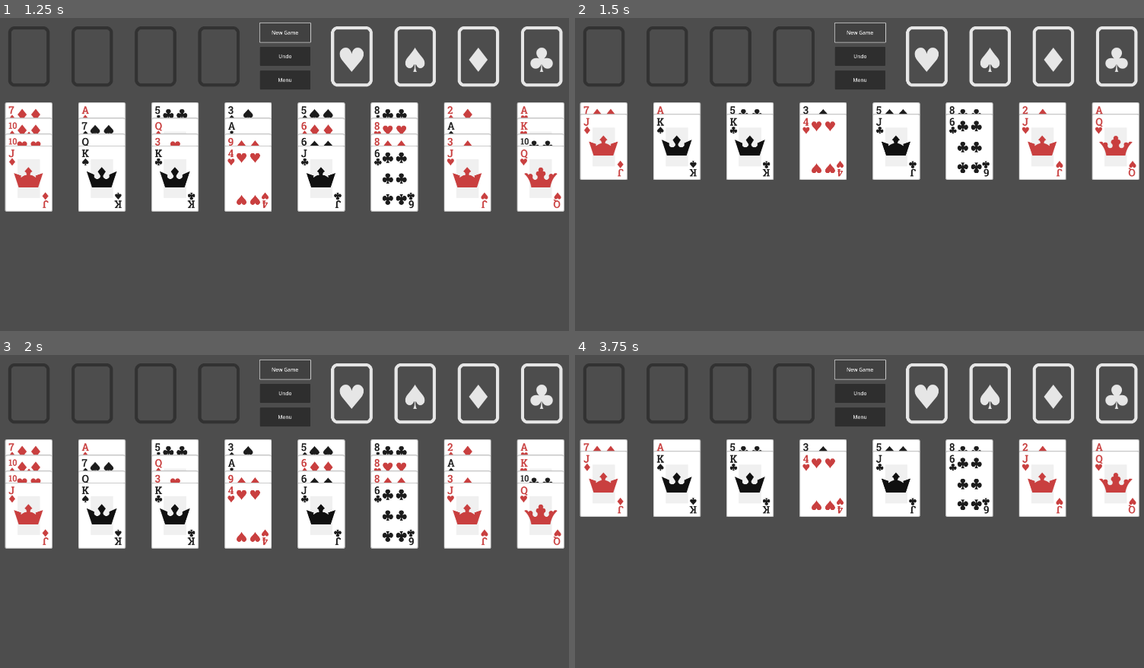
Above: before the commit, frames 1-4 (two rows, left to right).
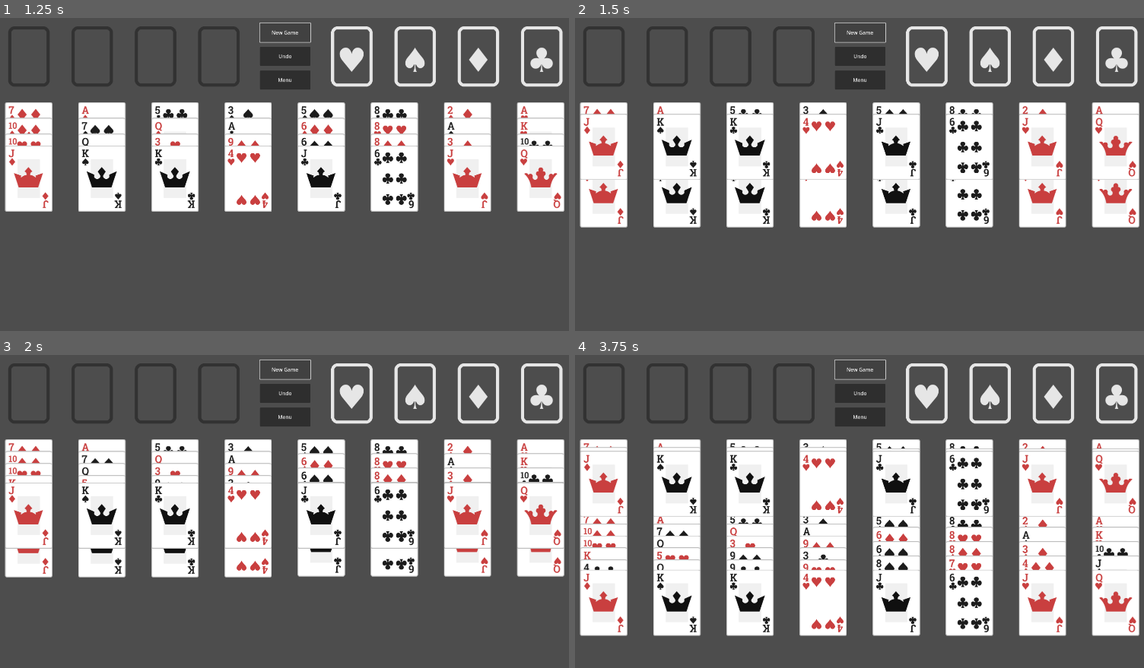
Above: after the commit, the same moments.

Repository: emabrey/card-framework
Game: Godot game, scene res://freecell/scenes/main_game/freecell_game.tscn
Two runs of this game, one before a commit and one after it. Both use one fixed random seed, a clock stepped at 60 frames per second and the inputs below. The project has no main scene, so this scene is started directly.
Inputs:
- Up to frame 1 (1.25 s): click "New Game" at 0.5 s
- Up to frame 2 (1.5 s): click "New Game" at 1.25 s
- Up to frame 3 (2 s): no input
- Up to frame 4 (3.75 s): click "Undo" at 2 s; click "Undo" at 2.75 s; click "New Game" at 3.5 s

Frame 1 is identical in both runs. In frame 2, 10% of the frame differs, in the area x 0-100%, y 51-67%; in frame 3, 8.3%; in frame 4, 26%, in the area x 0-100%, y 29-90%.
Error after the commit: Invalid assignment of property or key 'container' with value of type 'Nil' on a base object of type 'Control (PlayingCard)'. (res://card_framework/card_contain…

Commit message:
refactor: unify card addition checks and improve card handling logic

Diff:
--- a/card_framework/card.gd
+++ b/card_framework/card.gd
@@ -33,7 +33,8 @@
 var current_holding_mouse_position: Vector2
 var destination: Vector2
 var destination_degree: float
-var target_drop_zone: DropZone
+var target_container: CardContainer
+var card_container: CardContainer
 
 static var is_any_card_hovering := false
 
@@ -76,9 +77,9 @@
 			z_index = stored_z_index
 			CardFrameworkSignalBus.card_move_done.emit(self)
 			rotation = destination_degree
-			if target_drop_zone != null:
-				CardFrameworkSignalBus.card_dropped.emit(self, target_drop_zone)
-				target_drop_zone = null
+			if target_container != null:
+				CardFrameworkSignalBus.card_dropped.emit(self, target_container)
+				target_container = null
 
 
 func set_faces(front_face: Texture2D, back_face: Texture2D):
@@ -97,11 +98,11 @@
 	self.destination = target_destination
 
 
-func move_to_drop_zone(drop_zone: DropZone):
+func move_to_card_container(_card_container: CardContainer):
 	rotation = 0
 	is_moving_to_destination = true
-	destination = drop_zone.get_place_zone()
-	target_drop_zone = drop_zone
+	destination = _card_container.drop_zone.get_place_zone()
+	target_container = _card_container
 
 
 func move_rotation(degree: float):
@@ -130,11 +131,13 @@
 	current_holding_mouse_position = get_local_mouse_position()
 	z_index = stored_z_index + HOLDING_Z_INDEX
 	rotation = 0
+	if card_container != null:
+		card_container.hold_card(self)
 
 
-func set_releasing(itself_dropped: bool):
-	if is_holding:
-		CardFrameworkSignalBus.drag_dropped.emit(self, itself_dropped)
+func set_releasing():
+	if is_holding and card_container != null:
+		card_container.release_holding_cards()
 	is_holding = false
 
 
@@ -170,10 +173,10 @@
 		if mouse_event.is_released():
 			is_clicked = false
 			CardFrameworkSignalBus.card_released.emit(self)
-			set_releasing(true)
+			set_releasing()
 
 
-func _on_drag_dropped(_card: Card, _itself_dropped: bool):
+func _on_drag_dropped(_cards: Array):
 	mouse_filter = Control.MOUSE_FILTER_IGNORE
 
 
--- a/card_framework/card_container.gd
+++ b/card_framework/card_container.gd
@@ -1,5 +1,7 @@
 class_name CardContainer
 extends Control
+
+static var next_id = 0
 
 @export_group("drop_zone")
 @export var enable_drop_zone := true
@@ -18,26 +20,34 @@
 @export var placement_visibility := true
 
 
+var unique_id: int
 var _held_cards := []
+var _holding_cards := []
 var drop_zone_scene = preload("drop_zone.tscn")
 var drop_zone = null
-var cards
+var cards_node
+
+
+func _init():
+	unique_id = next_id
+	next_id += 1
 
 
 func _ready() -> void:
 	# Check if 'Cards' node already exists
 	if has_node("Cards"):
-		cards = $Cards
+		cards_node = $Cards
 	else:
-		cards = Control.new()
-		cards.name = "Cards"
-		cards.mouse_filter = Control.MOUSE_FILTER_STOP
-		add_child(cards)
+		cards_node = Control.new()
+		cards_node.name = "Cards"
+		cards_node.mouse_filter = Control.MOUSE_FILTER_STOP
+		add_child(cards_node)
 
 	CardFrameworkSignalBus.card_dropped.connect(_card_dropped)
 	if enable_drop_zone:
 		drop_zone = drop_zone_scene.instantiate()
 		add_child(drop_zone)
+		drop_zone.parent_card_container = self
 		# If sensor_size and placement_size are not set, they will follow the card size.
 		if is_instance_valid(get_parent()) and get_parent() is CardManager:
 			var card_manager = get_parent() as CardManager
@@ -47,10 +57,15 @@
 				placement_size = card_manager.card_size
 		drop_zone.set_sensor(sensor_size, sensor_position, sensor_texture, sensor_visibility)
 		drop_zone.set_placement(placement_size, placement_position, placement_texture, placement_visibility)
+	CardFrameworkSignalBus.card_container_added.emit(unique_id, self)
 
 
-func _card_dropped(card: Card, target_drop_zone: DropZone) -> void:
-	if enable_drop_zone and self.drop_zone == target_drop_zone:
+func _exit_tree() -> void:
+	CardFrameworkSignalBus.card_container_deleted.emit(unique_id)
+
+
+func _card_dropped(card: Card, target: CardContainer) -> void:
+	if enable_drop_zone and target == self:
 		if !_held_cards.has(card):
 			add_card(card)
 		else:
@@ -61,7 +76,8 @@
 
 
 func add_card(card: Card) -> void:
-	Util.move_object(card, cards)
+	Util.move_object(card, cards_node)
+	card.card_container = self
 	_held_cards.append(card)
 	_update_target_z_index()
 	_update_target_positions()
@@ -84,11 +100,35 @@
 
 func clear_cards():
 	for card in _held_cards:
+		card.container = null
 		Util.remove_object(card)
 	_held_cards.clear()
 
 
-func card_can_be_added(_card: Card) -> bool:
+func check_card_can_be_dropped(cards: Array) -> bool:
+	if not drop_zone.check_mouse_is_in_drop_zone():
+		return false
+	return _card_can_be_added(cards)
+
+
+func move_cards(cards: Array):
+	for card in cards:
+		card.move_to_card_container(self)
+
+
+func hold_card(card: Card):
+	_holding_cards.append(card)
+
+
+func release_holding_cards():
+	if _holding_cards.size() == 0:
+		return
+	var copied_holding_cards = _holding_cards.duplicate()
+	CardFrameworkSignalBus.drag_dropped.emit(copied_holding_cards)
+	_holding_cards.clear()
+
+
+func _card_can_be_added(_cards: Array) -> bool:
 	return true
 
 
--- a/card_framework/card_factory.gd
+++ b/card_framework/card_factory.gd
@@ -107,7 +107,7 @@
 func _create_card_node(card_name: String, front_image: Texture2D, target: CardContainer, card_info: Dictionary) -> Card:
 	var card = _generate_card(card_info)
 
-	if !target.card_can_be_added(card):
+	if !target._card_can_be_added([card]):
 		print("Card cannot be added: %s" % card_name)
 		card.queue_free()
 		return
--- a/card_framework/card_framework_signal_bus.gd
+++ b/card_framework/card_framework_signal_bus.gd
@@ -1,10 +1,10 @@
 extends Node
 
-signal drop_zone_added(zone_id: int, zone_node: DropZone)
-signal drop_zone_deleted(zone_id: int)
+signal card_container_added(_id: int, _card_container: CardContainer)
+signal card_container_deleted(_id: int)
 
-signal drag_dropped(card: Card, itself_dropped: bool)
-signal card_dropped(card: Card, drop_zone: DropZone)
+signal drag_dropped(cards: Array)
+signal card_dropped(card: Card, card_container: CardContainer)
 signal card_move_done(card: Card)
 
 signal card_clicked(card: Card)
@@ -12,24 +12,24 @@
 
 
 func _ready():
-	drop_zone_added.connect(_on_drop_zone_added)
-	drop_zone_deleted.connect(_on_drop_zone_deleted)
+	card_container_added.connect(_on_card_container_added)
+	card_container_deleted.connect(_on_card_container_deleted)
 	drag_dropped.connect(_on_drag_dropped)
 	card_dropped.connect(_on_card_dropped)
 	card_move_done.connect(_on_card_move_done)
 	card_clicked.connect(_on_card_clicked)
 	card_released.connect(_on_card_released)
 
-func _on_drop_zone_added(_zone_id: int, _zone_node: DropZone):
+func _on_card_container_added(_id: int, _card_container: CardContainer):
 	pass
 
-func _on_drop_zone_deleted(_zone_id: int):
+func _on_card_container_deleted(_id: int):
 	pass
 
-func _on_drag_dropped(_card: Card, itself_dropped: bool):
+func _on_drag_dropped(_cards: Array):
 	pass
 
-func _on_card_dropped(_card: Card, _drop_zone: DropZone):
+func _on_card_dropped(_card: Card, _card_container: CardContainer):
 	pass
 
 func _on_card_move_done(_card: Card):
--- a/card_framework/card_manager.gd
+++ b/card_framework/card_manager.gd
@@ -12,15 +12,15 @@
 ##card factory scene
 @export var card_factory_scene: PackedScene
 var card_factory: CardFactory
-var drop_zone_dict := {}
+var card_container_dict := {}
 
 func _init() -> void:
 	if Engine.is_editor_hint():
 		return
 
-	CardFrameworkSignalBus.drop_zone_added.connect(_on_drop_zone_added)
-	CardFrameworkSignalBus.drop_zone_deleted.connect(_on_drop_zone_deleted)
-	CardFrameworkSignalBus.drag_dropped.connect(_on_card_dropped)
+	CardFrameworkSignalBus.card_container_added.connect(_on_card_container_added)
+	CardFrameworkSignalBus.card_container_deleted.connect(_on_card_container_deleted)
+	CardFrameworkSignalBus.drag_dropped.connect(_on_drag_dropped)
 
 
 func _ready() -> void:
@@ -66,23 +66,23 @@
 	return true
 
 
-func _on_drop_zone_added(id: int, drop_zone: DropZone):
-	drop_zone_dict[id] = drop_zone
+func _on_card_container_added(id: int, card_container: CardContainer):
+	card_container_dict[id] = card_container
 
 
-func _on_drop_zone_deleted(id: int):
-	drop_zone_dict.erase(id)
+func _on_card_container_deleted(id: int):
+	card_container_dict.erase(id)
 
 
-func _on_card_dropped(card: Card, itself_dropped: bool) -> DropZone:
-	if itself_dropped:
-		for key in drop_zone_dict.keys():
-			var drop_zone = drop_zone_dict[key]
-			if drop_zone.enabled:
-				var result = drop_zone.check_card_can_be_dropped(card)
-				if result:
-					card.move_to_drop_zone(drop_zone)
-					return drop_zone
+func _on_drag_dropped(cards: Array):
+	if cards.size() == 0:
+		return
+	for key in card_container_dict.keys():
+		var card_container = card_container_dict[key]
+		var result = card_container.check_card_can_be_dropped(cards)
+		if result:
+			card_container.move_cards(cards)
+			return
 
-	card.return_card()
-	return null
+	for card in cards:
+		card.return_card()
--- a/card_framework/drop_zone.gd
+++ b/card_framework/drop_zone.gd
@@ -1,7 +1,5 @@
 class_name DropZone
 extends Control
-
-static var next_id = 0
 
 var sensor_size: Vector2 :
 	set(value):
@@ -30,47 +28,16 @@
 
 var stored_sensor_position: Vector2
 var stored_placement_position: Vector2
-
-var unique_id: int
-var enabled := true
-var parent_card_container: CardContainer = null
+var parent_card_container: CardContainer
 
 var sensor: Control
 var placement: Control
 
-func _init():
-	unique_id = next_id
-	next_id += 1
 
-
-func _ready():
-	if is_instance_valid(get_parent()) and get_parent() is CardContainer:
-		parent_card_container = get_parent() as CardContainer
-	CardFrameworkSignalBus.drop_zone_added.emit(unique_id, self)
-
-
-func _exit_tree() -> void:
-	CardFrameworkSignalBus.drop_zone_deleted.emit(unique_id)
-
-
-func _check_mouse_is_in_drop_zone() -> bool:
+func check_mouse_is_in_drop_zone() -> bool:
 	var mouse_position = get_global_mouse_position()
 	var result = sensor.get_global_rect().has_point(mouse_position)
 	return result
-
-
-func set_enabled(_enabled: bool):
-	enabled = _enabled
-	if enabled:
-		CardFrameworkSignalBus.drop_zone_enabled.emit(unique_id)
-	else:
-		CardFrameworkSignalBus.drop_zone_disabled.emit(unique_id)
-
-
-func check_card_can_be_dropped(card: Card):
-	if parent_card_container != null and not _check_mouse_is_in_drop_zone():
-		return false
-	return parent_card_container.card_can_be_added(card)
 
 
 func set_sensor(_size: Vector2, _positon: Vector2, _texture: Texture, _visible: bool):
--- a/card_framework/hand.gd
+++ b/card_framework/hand.gd
@@ -21,8 +21,9 @@
 	size = hand_area
 
 
-func card_can_be_added(_card: Card) -> bool:
-	return _held_cards.size() < max_hand_size
+func _card_can_be_added(_cards: Array) -> bool:
+	var card_size = _cards.size()
+	return _held_cards.size() + card_size <= max_hand_size
 
 
 func _update_target_z_index():
--- a/card_framework/pile.gd
+++ b/card_framework/pile.gd
@@ -28,7 +28,7 @@
 	_held_cards.shuffle()
 	for i in range(_held_cards.size()):
 		var card = _held_cards[i]
-		cards.move_child(card, i)
+		cards_node.move_child(card, i)
 	_update_target_positions()
 
 
--- a/freecell/scenes/card/playing_card.gd
+++ b/freecell/scenes/card/playing_card.gd
@@ -26,12 +26,11 @@
 				return CardColor.BLACK
 			_:
 				return CardColor.NONE
-		return CardColor.NONE
 
 
-static func get_card_name(suit: Suit, number: Number) -> String:
+static func get_card_name(_suit: Suit, _number: Number) -> String:
 	var suit_str: String
-	match suit:
+	match _suit:
 		Suit.SPADE:
 			suit_str = "spade"
 		Suit.HEART:
@@ -44,7 +43,7 @@
 			suit_str = "none"
 
 	var number_str: String
-	match number:
+	match _number:
 		PlayingCard.Number._A:
 			number_str = "A"
 		PlayingCard.Number._2:
--- a/freecell/scenes/card_container/foundation.gd
+++ b/freecell/scenes/card_container/foundation.gd
@@ -4,7 +4,10 @@
 @export var suit:= PlayingCard.Suit.NONE
 var freecell_game: FreecellGame
 
-func card_can_be_added(_card: Card) -> bool:
+func _card_can_be_added(_cards: Array) -> bool:
+	if _cards.size() != 1:
+		return false
+	var _card = _cards[0]
 	var target_card = _card as PlayingCard
 	if target_card == null:
 		return false
--- a/freecell/scenes/card_container/freecell.gd
+++ b/freecell/scenes/card_container/freecell.gd
@@ -3,7 +3,10 @@
 
 var freecell_game: FreecellGame
 
-func card_can_be_added(_card: Card) -> bool:
+func _card_can_be_added(_cards: Array) -> bool:
+	if _cards.size() != 1:
+		return false
+	var _card = _cards[0]
 	var playing_card = _card as PlayingCard
 	if playing_card == null:
 		return false
--- a/freecell/scenes/card_container/tableau.gd
+++ b/freecell/scenes/card_container/tableau.gd
@@ -15,8 +15,11 @@
 	CardFrameworkSignalBus.card_clicked.connect(_on_card_clicked)
 	CardFrameworkSignalBus.card_released.connect(_on_card_released)
 
-func card_can_be_added(_card: Card) -> bool:
-	var target_card = _card as PlayingCard
+func _card_can_be_added(_cards: Array) -> bool:
+	if _cards.size() != 1:
+		return false
+	var card = _cards[0]
+	var target_card = card as PlayingCard
 	if target_card == null:
 		return false
 
@@ -82,10 +85,13 @@
 
 
 # XXX: Test Code
-func _on_card_released(card: Card):
-	if has_card(card):
-		for i in _held_cards.size():
-			var target_card = _held_cards[i]
-			if target_card != card:
-				target_card.end_hovering(false)
-				target_card.set_releasing(false)
+func _on_card_released(_card: Card):
+	pass
+	# if has_card(card):
+	# 	card.end_hovering(false)
+	# 	card.set_releasing()
+		# for i in _held_cards.size():
+		# 	var target_card = _held_cards[i]
+		# 	if target_card != card:
+		# 		target_card.end_hovering(false)
+		# 		target_card.set_releasing()
--- a/freecell/scenes/main_game/freecell_game.gd
+++ b/freecell/scenes/main_game/freecell_game.gd
@@ -65,7 +65,7 @@
 		_update_cards_can_be_interactwith(tableau)
 
 
-func _on_card_dropped(_card: Card, _target_drop_zone: DropZone) -> void:
+func _on_card_dropped(_card: Card, _target_card_container: CardContainer) -> void:
 	for tableau in tableaus:
 		_update_cards_can_be_interactwith(tableau)
 
--- a/freecell/scenes/main_game/game_generator.gd
+++ b/freecell/scenes/main_game/game_generator.gd
@@ -50,6 +50,7 @@
 
 
 func _get_number(card: int) -> PlayingCard.Number:
+	@warning_ignore("integer_division")
 	var num = card / 4
 	match num:
 		0:
